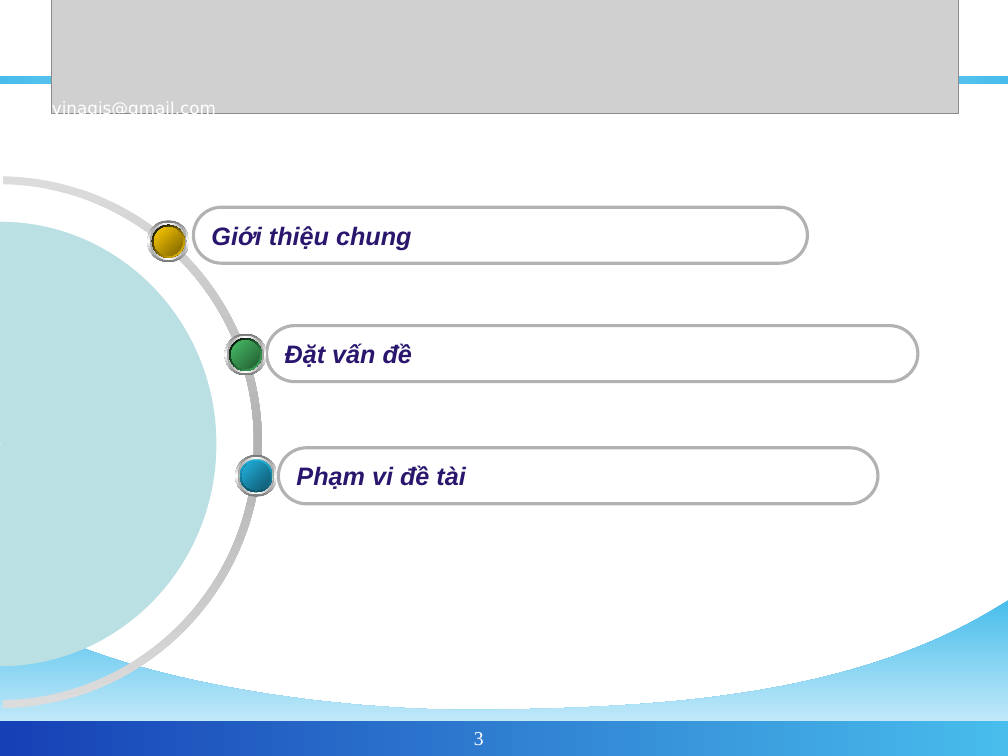
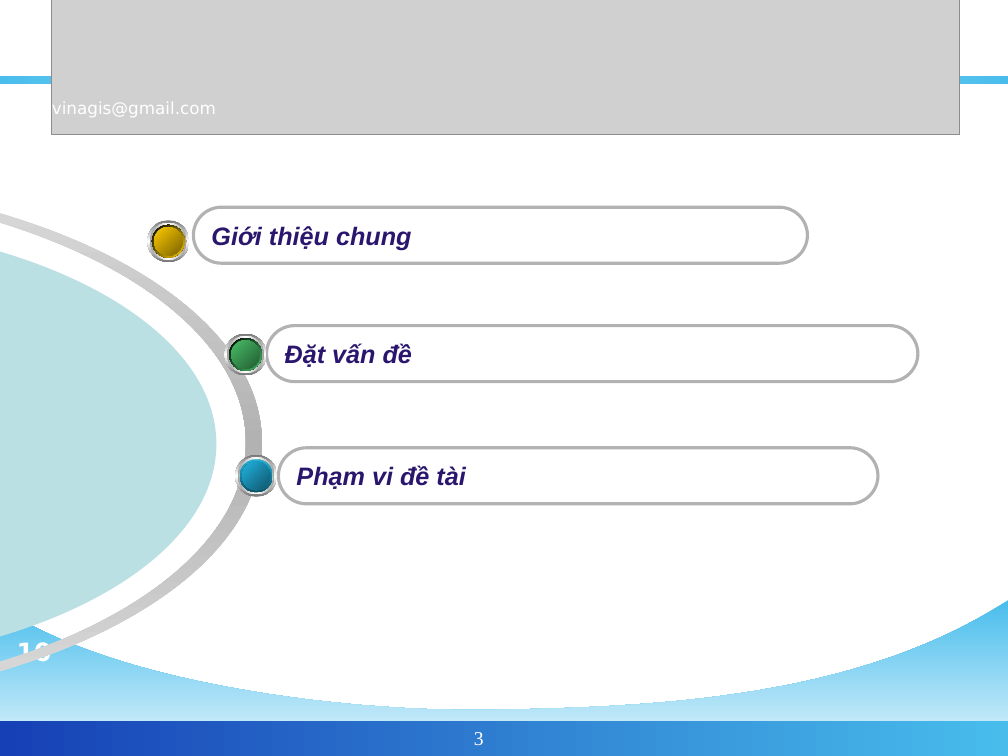
Before and after one commit to phamngsinh/cantho-webgis, a slide deck: slide 3 of Document/Bao Cao/BaoCaoLuanVan2.ppt. Drawn at 1008x756 pixels with LibreOffice and Linux fonts; fonts in the diff are those of the drawing; grey boxes stand for pictures; background and template pictures are left out. Boxes give left, top, right and bottom in pixels: in the first picture for what was removed or moved away, otherwise in the second. Text is boxed around its words. In the diff, an @@ line names an element or a change of style, - is before the commit and + after.

```diff
--- a/Document/Bao Cao/BaoCaoLuanVan2.ppt
+++ b/Document/Bao Cao/BaoCaoLuanVan2.ppt
@@ picture resized from (x1=51, y1=0, x2=959, y2=113) to (x1=51, y1=0, x2=960, y2=134) @@
@@ freeform shape at (x1=0, y1=176, x2=262, y2=709): outline redrawn @@
@@ freeform shape at (x1=0, y1=222, x2=216, y2=667): outline redrawn @@
```
Also in this commit, not shown: 28 other slides changed.
